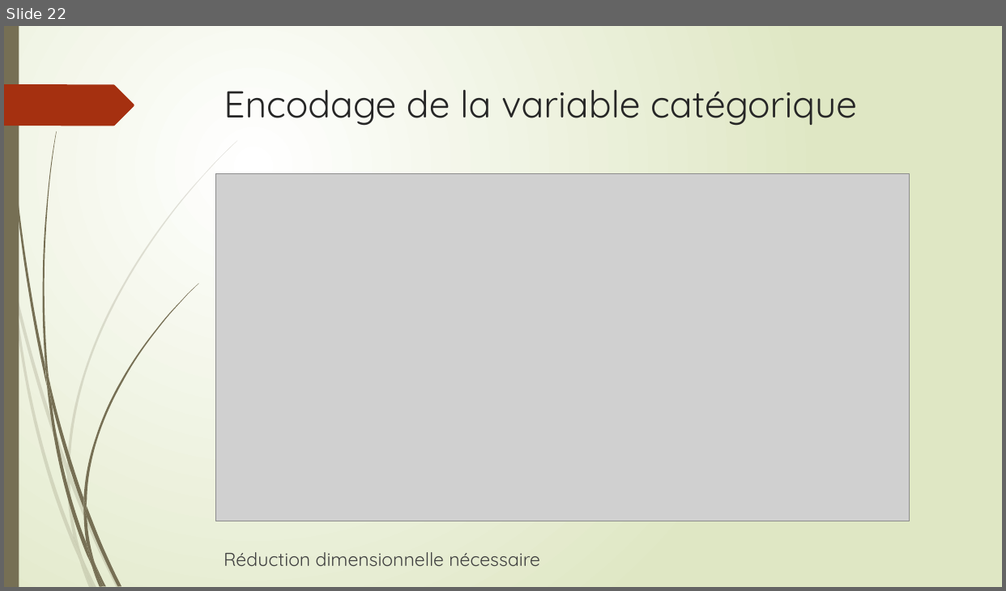
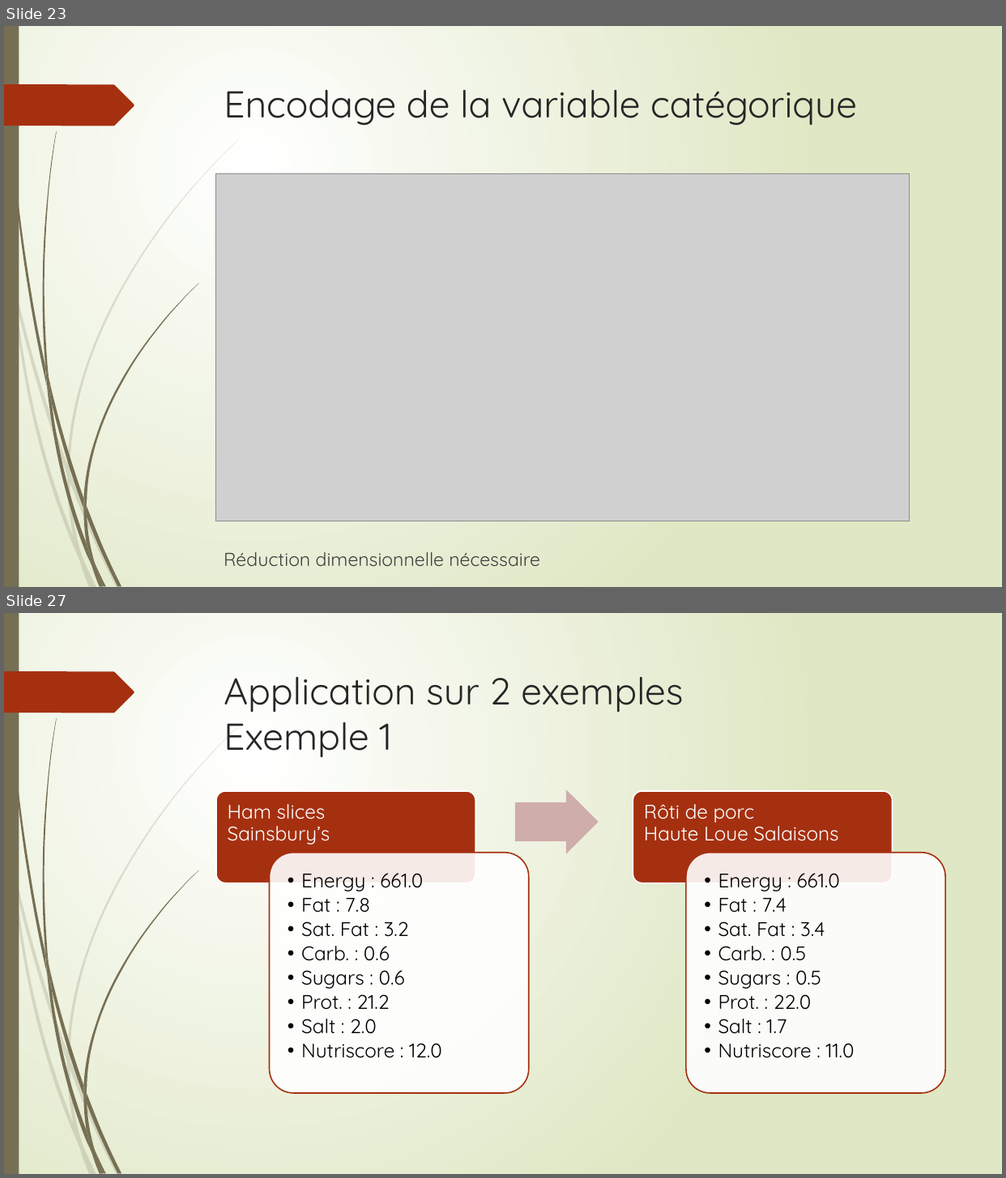
Before and after one commit to Anvil-Late/DS_prj3, a slide deck: Présentation Projet 3.pptx. Shown one above the other, each under a label of ours: slide 22 before the commit, slides 23 and 27 after it; the slides between them are not shown. The pictures are 1006x591 and 1006x1178 pixels, drawn with LibreOffice and Linux fonts; fonts in the diff are those of the drawing; grey boxes stand for pictures. Boxes give left, top, right and bottom in pixels: in the first picture for what was removed or moved away, otherwise in the second. Text is boxed around its words. In the diff, an @@ line names an element or a change of style, - is before the commit and + after.

```diff
--- a/Présentation Projet 3.pptx
+++ b/Présentation Projet 3.pptx
@@ slide 27 added at [4, 613, 1002, 1174], background gradient #FFFFFF to #DFE8C4; not listed: 24 template elements that a slide beside it also shows @@
@@ title added at [224, 677, 683, 757], 36 pt, text #262626 @@
+Application sur 2 exemples
+Exemple 1
@@ group added at [216, 790, 946, 1093]: 4 rounded rectangles, 4 texts, 1 right arrow @@
+Ham slices
+Sainsbury’s
+  • Energy : 661.0
+  • Fat : 7.8
+  • Sat. Fat : 3.2
+  • Carb. : 0.6
+  • Sugars : 0.6
+  • Prot. : 21.2
+  • Salt : 2.0
+  • Nutriscore : 12.0
+Rôti de porc
+Haute Loue Salaisons
+  • Energy : 661.0
+  • Fat : 7.4
+  • Sat. Fat : 3.4
+  • Carb. : 0.5
+  • Sugars : 0.5
+  • Prot. : 22.0
+  • Salt : 1.7
+  • Nutriscore : 11.0
@@ what was slide 22 is now slide 23 @@
```
Also in this commit, not shown: 2 slides changed, 5 other slides added, 1 slide removed.
